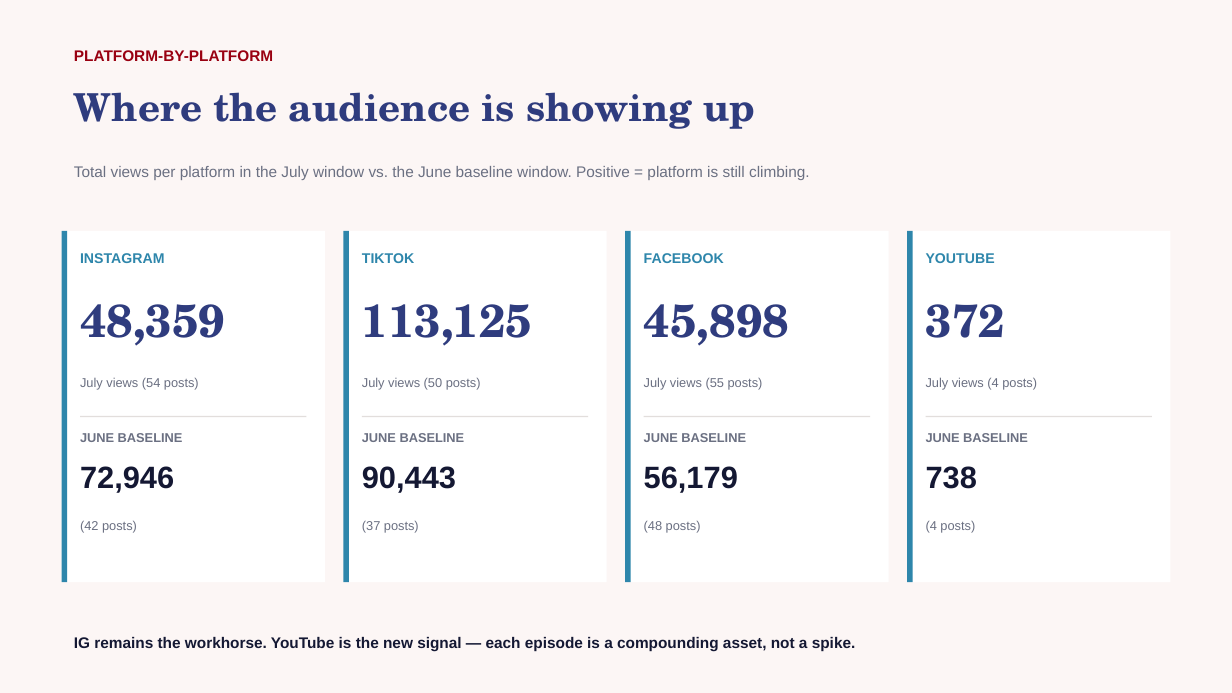
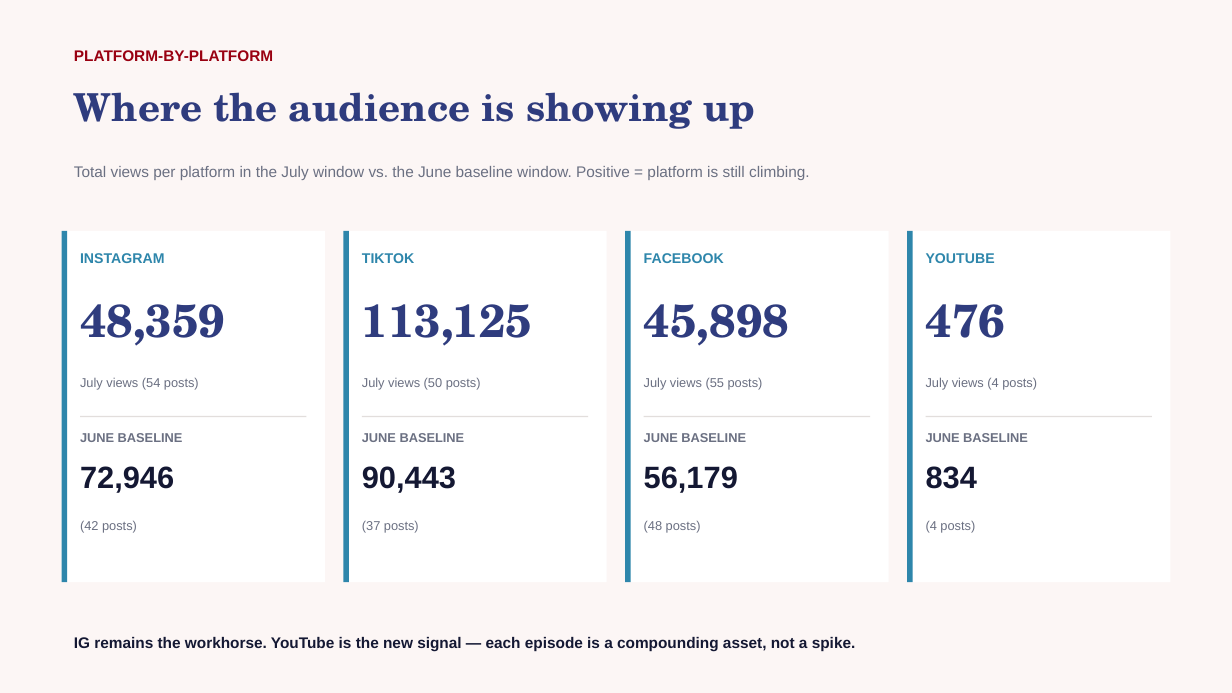
Before and after one commit to zvmmer/talking-downey-kpis, a slide deck: slide 3 of MONTHLY_REPORT_2026-07.pptx. Drawn at 1232x693 pixels with LibreOffice and Linux fonts; fonts in the diff are those of the drawing. Boxes give left, top, right and bottom in pixels: in the first picture for what was removed or moved away, otherwise in the second. Text is boxed around its words. In the diff, an @@ line names an element or a change of style, - is before the commit and + after.

Commit message:
Rebuild July/Aug monthly decks with new taxonomy; replace stale 57%-other narrative with data-driven text

```diff
--- a/MONTHLY_REPORT_2026-07.pptx
+++ b/MONTHLY_REPORT_2026-07.pptx
@@ text at <box>926,304,1006,338</box>: text changed @@
-372
+476
@@ text at <box>926,466,977,489</box>: text changed @@
-738
+834
```
Also in this commit, not shown: 3 other slides changed, 3 other files.
